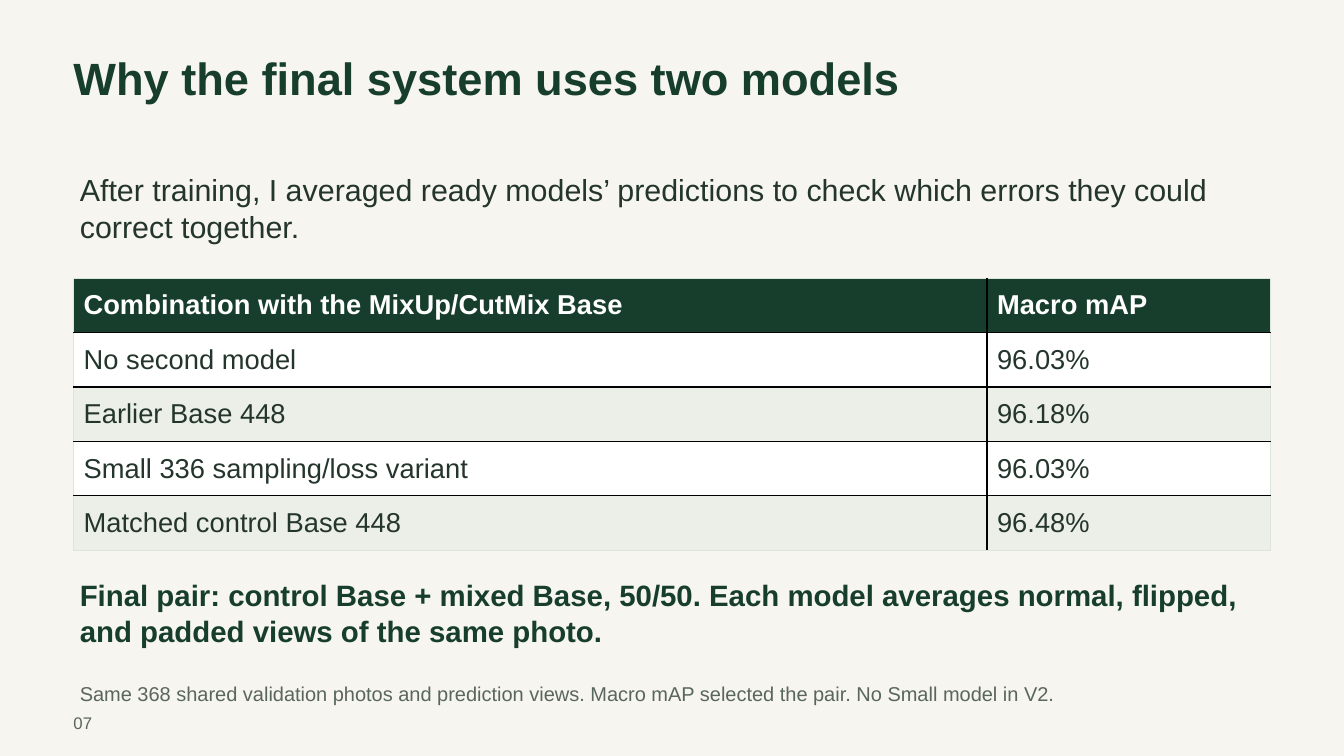
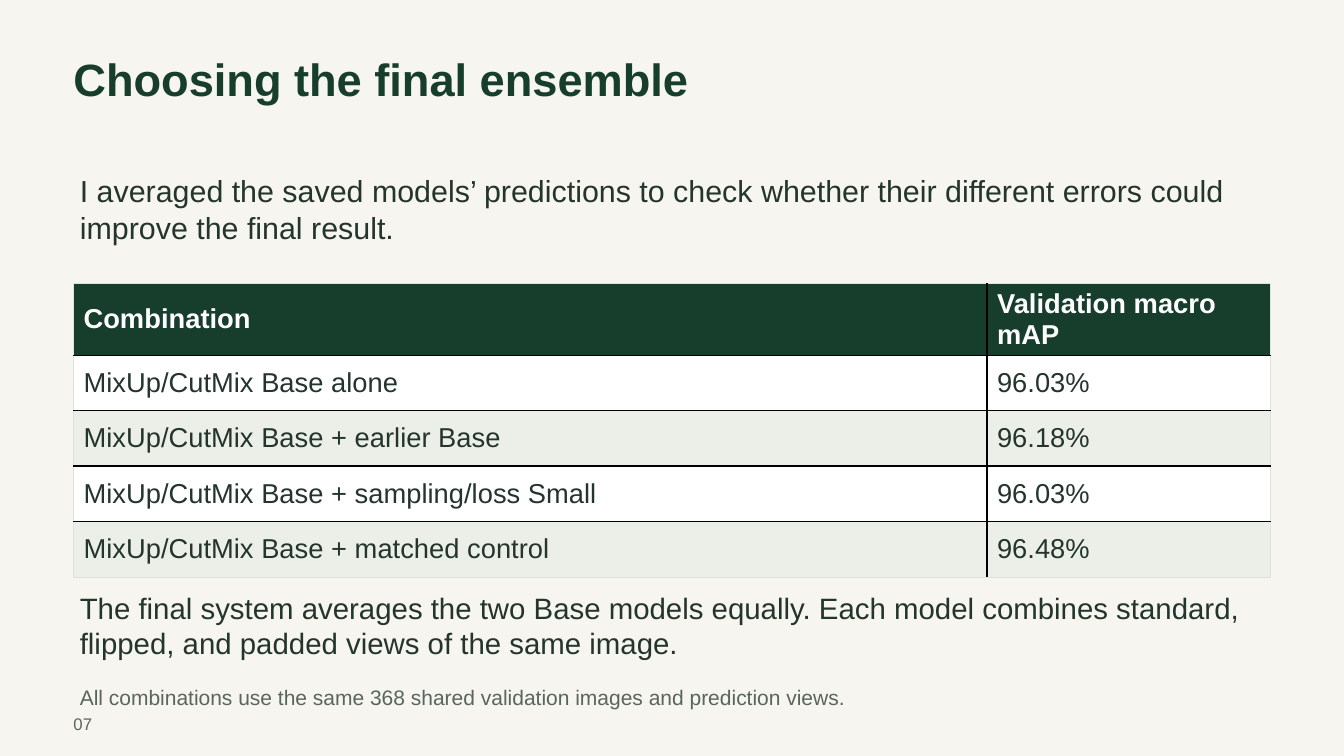
Before and after one commit to abarseghian2005-collab/mroot-plant-disease-classifier, a slide deck: slide 7 of MROOT_ACA_Presentation.pptx. Drawn at 1344x756 pixels with LibreOffice and Linux fonts; fonts in the diff are those of the drawing. Boxes give left, top, right and bottom in pixels: in the first picture for what was removed or moved away, otherwise in the second. Text is boxed around its words. In the diff, an @@ line names an element or a change of style, - is before the commit and + after.

```diff
--- a/MROOT_ACA_Presentation.pptx
+++ b/MROOT_ACA_Presentation.pptx
@@ text at <box>73,63,688,105</box>: text changed @@
-Why the final system uses two models
+Choosing the final ensemble
@@ text at <box>80,180,1224,245</box>: text changed @@
-After training, I averaged ready models’ predictions to check which errors they could correct together.
+I averaged the saved models’ predictions to check whether their different errors could improve the final result.
@@ table at <box>74,283,1270,567</box> @@
-row 1, column 1: Combination with the MixUp/CutMix Base
+row 1, column 1: Combination
-row 1, column 2: Macro mAP
+row 1, column 2: Validation macro mAP
-row 2, column 1: No second model
+row 2, column 1: MixUp/CutMix Base alone
-row 3, column 1: Earlier Base 448
+row 3, column 1: MixUp/CutMix Base + earlier Base
-row 4, column 1: Small 336 sampling/loss variant
+row 4, column 1: MixUp/CutMix Base + sampling/loss Small
-row 5, column 1: Matched control Base 448
+row 5, column 1: MixUp/CutMix Base + matched control
@@ table: place and size @@
-table at <box>74,278,1270,551</box>
+table at <box>74,283,1270,567</box>
@@ text at <box>80,597,1239,660</box>: text changed; text colour #173E2C to #24352C; bold off @@
-Final pair: control Base + mixed Base, 50/50. Each model averages normal, flipped, and padded views of the same photo.
+The final system averages the two Base models equally. Each model combines standard, flipped, and padded views of the same image.
@@ text at <box>80,690,844,710</box>: text changed; size 14.2 to 15 pt @@
-Same 368 shared validation photos and prediction views. Macro mAP selected the pair. No Small model in V2.
+All combinations use the same 368 shared validation images and prediction views.
```
Also in this commit, not shown: 5 other slides changed, 4 slides added, 4 slides removed, 1 other file.
